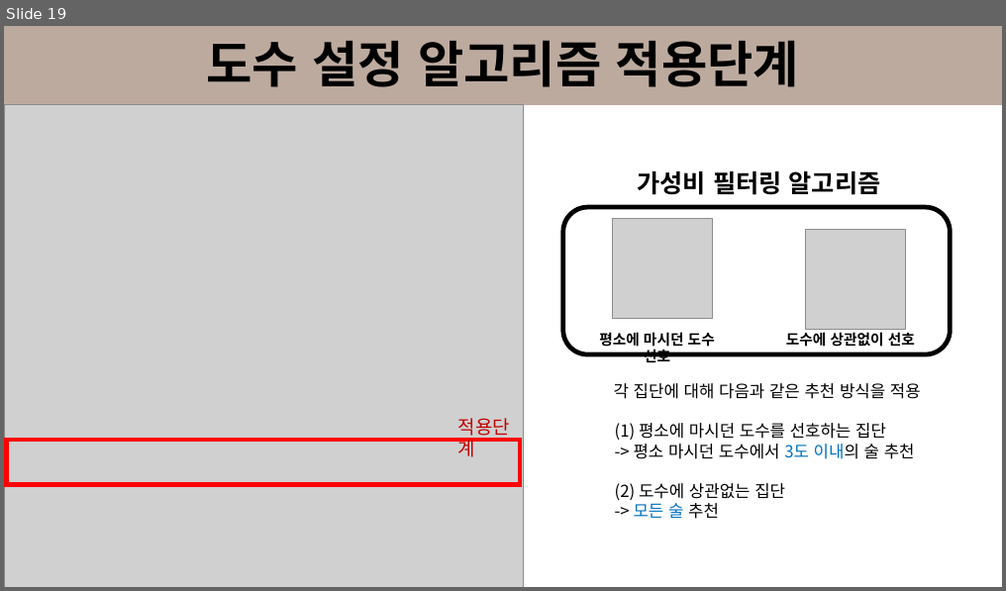
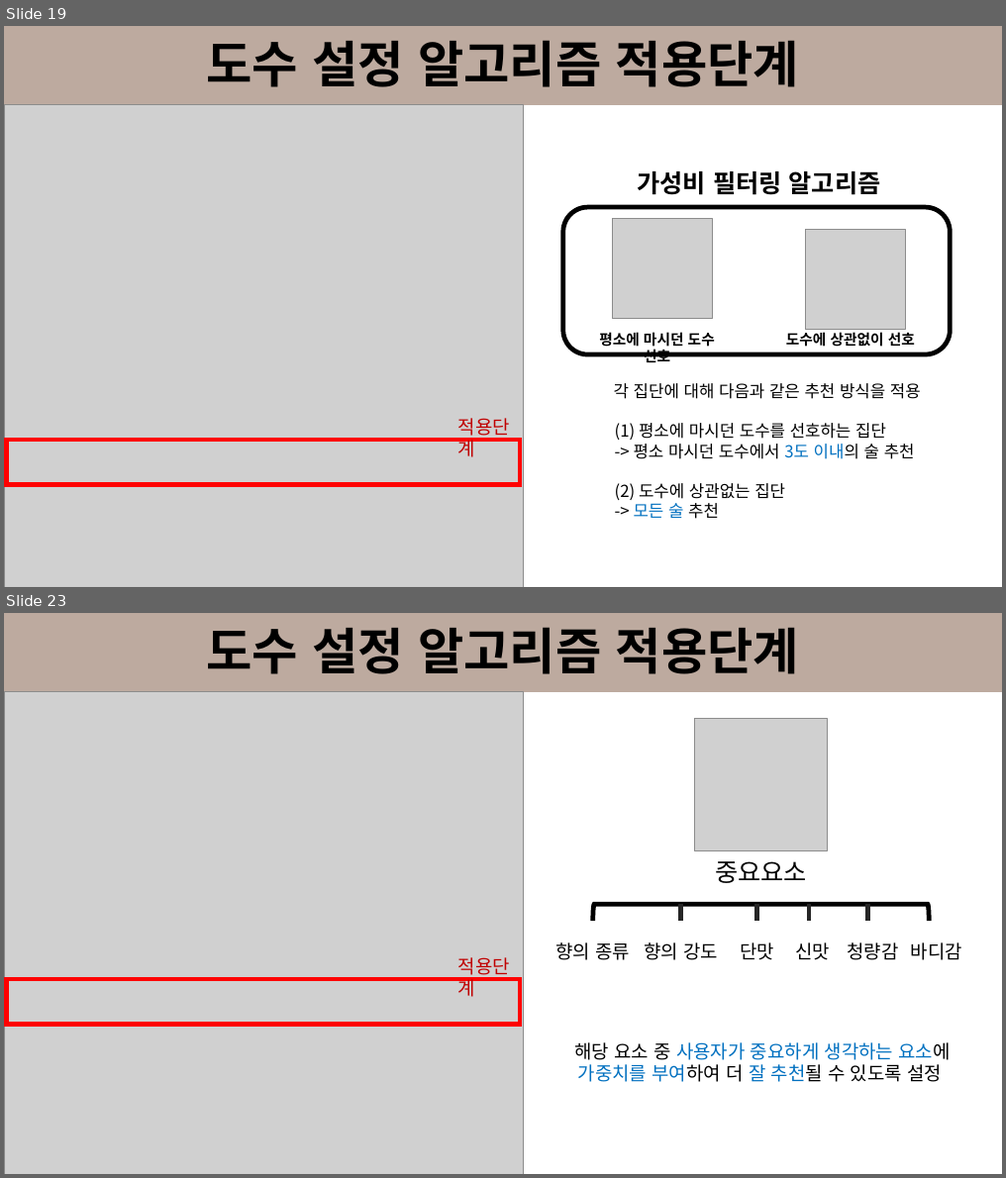
Before and after one commit to dongkieric98/Traditional_Liquor_Recommendation_Algorithm, a slide deck: TLRAlgorithm.pptx. Shown one above the other, each under a label of ours: slide 19 before the commit, slides 19 and 23 after it; the slides between them are not shown. The pictures are 1006x591 and 1006x1178 pixels, drawn with LibreOffice and Linux fonts; fonts in the diff are those of the drawing; grey boxes stand for pictures. Boxes give left, top, right and bottom in pixels: in the first picture for what was removed or moved away, otherwise in the second. Text is boxed around its words. In the diff, an @@ line names an element or a change of style, - is before the commit and + after.

Commit message:
update file

```diff
--- a/TLRAlgorithm.pptx
+++ b/TLRAlgorithm.pptx
@@ slide 23 added at (4, 613, 1002, 1174), background #FFFFFF @@
@@ rectangle added at (4, 613, 1002, 692), fill #BDAA9F @@
@@ text added at (207, 627, 799, 674), 48 pt, text #000000, bold @@
+도수 설정 알고리즘 적용단계
@@ picture added at (4, 692, 523, 1174) @@
@@ picture added at (695, 719, 827, 851) @@
@@ text added at (715, 861, 807, 883), 24 pt, text #000000 @@
+중요요소
@@ left bracket added at (593, 905, 929, 921), outline #000000 4.5 pt @@
@@ line added from (681, 904) to (681, 921), #262626 4.5 pt @@
@@ line added from (757, 904) to (757, 921), #262626 4.5 pt @@
@@ line added from (810, 904) to (810, 921), #262626 4.5 pt @@
@@ line added from (868, 904) to (868, 921), #262626 4.5 pt @@
@@ text added at (458, 958, 510, 997), 18 pt, text #C00000 @@
+적용단계
@@ text added at (555, 943, 630, 960), 18 pt, text #000000 @@
+향의 종류
@@ text added at (644, 943, 718, 960), 18 pt, text #000000 @@
+향의 강도
@@ text added at (740, 943, 774, 960), 18 pt, text #000000 @@
+단맛
@@ text added at (796, 943, 831, 960), 18 pt, text #000000 @@
+신맛
@@ text added at (846, 943, 898, 960), 18 pt, text #000000 @@
+청량감
@@ text added at (911, 943, 962, 960), 18 pt, text #000000 @@
+바디감
@@ rectangle added at (6, 979, 520, 1024), outline #FF0000 4.5 pt @@
@@ text added at (574, 1043, 950, 1082), 18 pt, text #0070C0 @@
+해당 요소 중 사용자가 중요하게 생각하는 요소에
+가중치를 부여하여 더 잘 추천될 수 있도록 설정
```
Also in this commit, not shown: 1 slide changed, 3 other slides added.
